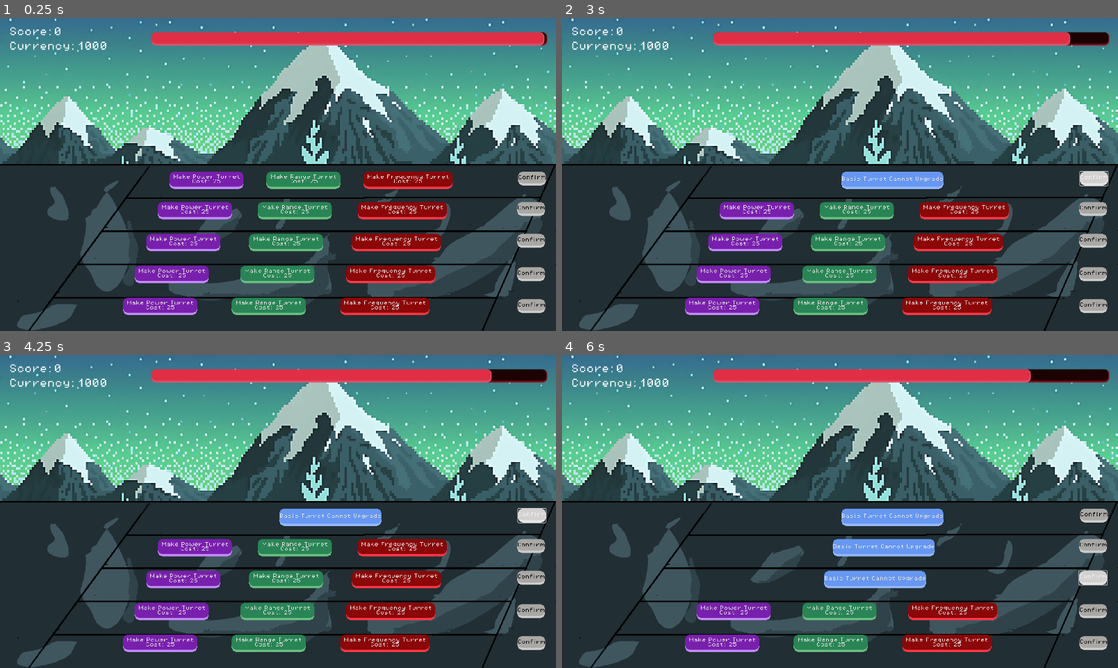
Above: before the commit, frames 1-4 (two rows, left to right).
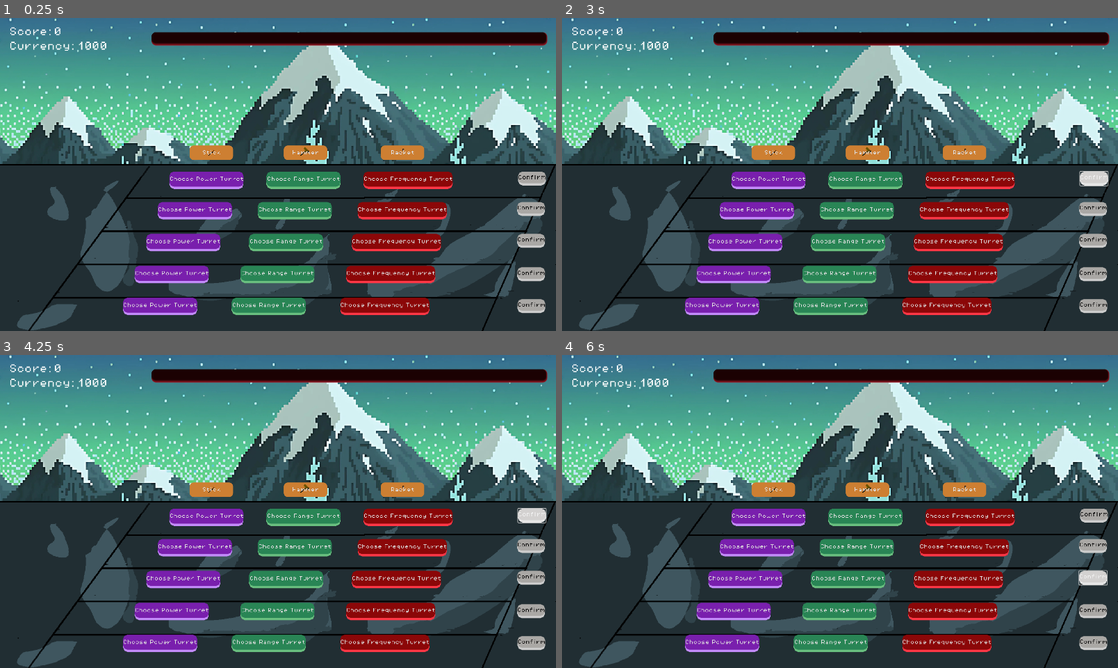
Above: after the commit, the same moments.

Repository: varun22/ECS179-FinalProject
Game: Godot game, scene res://scenes/buy_phase.tscn
Same seed, same stepped clock (60 frames per second), same inputs: the game is played once before the commit and once after it. This scene is started directly instead of the project's main scene. The engine's default icon, where the game draws it, is replaced by a stand-in: a white triangle on a blue panel in a dark square. Sound files missing from this copy of the repository are replaced by a short silence.
Inputs (mouse positions are in pixels of both pictures, inside the frame that each line leads up to):
- Up to frame 1 (0.25 s): no input
- Up to frame 2 (3 s): click (773, 152) at 0.5 s, where only the run after the commit has a clickable "Stick"; click (867, 152) at 1.25 s, where only the run after the commit has a clickable "Hammer"; click (962, 152) at 2 s, where only the run after the commit has a clickable "Racket"; click "Confirm" at 2.75 s
- Up to frame 3 (4.25 s): click "Confirm" at 3.5 s
- Up to frame 4 (6 s): click "Confirm" at 4.25 s; click "Confirm" at 5 s; click "Confirm" at 5.75 s

The runs differ from the first frame. In frame 1, 6.0% of the frame differs, in the area x 22-98%, y 4-94%; in frame 2, 8.0%; in frame 3, 7.9%; in frame 4, 12%, in the area x 22-85%, y 4-94%.
Error after the commit: Parse Error: Identifier "player" not declared in the current scope. (res://scripts/buy_phase.gd:89)

Commit message:
added weapon changing options to buy phase

Diff:
--- a/tend&defend/scenes/buy_phase.tscn
+++ b/tend&defend/scenes/buy_phase.tscn
@@ -1,11 +1,22 @@
-[gd_scene load_steps=31 format=3 uid="uid://b3fwx0oivo4y2"]
+[gd_scene load_steps=35 format=3 uid="uid://b3fwx0oivo4y2"]
 
 [ext_resource type="Script" path="res://scripts/buy_phase.gd" id="1_coiml"]
 [ext_resource type="Texture2D" uid="uid://3rkprs6gqxi6" path="res://assets/game images/BG.png" id="1_nlvc3"]
 [ext_resource type="Texture2D" uid="uid://dgf4ql7x3tfjs" path="res://assets/game images/Floor.png" id="2_sk6yv"]
 [ext_resource type="FontFile" uid="uid://dnlncfc0vlj4a" path="res://assets/fonts/PixelOperator8.ttf" id="4_b2pb8"]
+[ext_resource type="Texture2D" uid="uid://cmxj3w2tl3214" path="res://assets/Player/weapons/Rod.png" id="5_55hff"]
 [ext_resource type="PackedScene" uid="uid://eghh27wxoi76" path="res://scenes/ui.tscn" id="5_sv8g7"]
+[ext_resource type="Texture2D" uid="uid://d0g1xg21qixu1" path="res://assets/Player/weapons/hammer.png" id="6_8n3uo"]
 [ext_resource type="PackedScene" uid="uid://gr765jgn4n5p" path="res://scenes/sound_manager.tscn" id="6_t0jfv"]
+[ext_resource type="Texture2D" uid="uid://c04hijgalggqp" path="res://assets/Player/weapons/racket.png" id="7_w40tg"]
+
+[sub_resource type="StyleBoxFlat" id="StyleBoxFlat_q5uhv"]
+bg_color = Color(0.803922, 0.498039, 0.196078, 1)
+corner_radius_top_left = 14
+corner_radius_top_right = 14
+corner_radius_bottom_right = 14
+corner_radius_bottom_left = 14
+corner_detail = 12
 
 [sub_resource type="StyleBoxFlat" id="StyleBoxFlat_32qo3"]
 bg_color = Color(0.756669, 0.479334, 0.963906, 1)
@@ -266,6 +277,44 @@
 scale = Vector2(0.999907, 1.30405)
 texture = ExtResource("2_sk6yv")
 metadata/_edit_lock_ = true
+
+[node name="Lane 0" type="Node" parent="."]
+
+[node name="Stick" type="Button" parent="Lane 0"]
+offset_left = 655.0
+offset_top = 440.0
+offset_right = 805.0
+offset_bottom = 490.0
+theme_override_fonts/font = ExtResource("4_b2pb8")
+theme_override_styles/normal = SubResource("StyleBoxFlat_q5uhv")
+text = "Stick"
+icon = ExtResource("5_55hff")
+icon_alignment = 1
+expand_icon = true
+
+[node name="Hammer" type="Button" parent="Lane 0"]
+offset_left = 980.0
+offset_top = 440.0
+offset_right = 1130.0
+offset_bottom = 490.0
+theme_override_fonts/font = ExtResource("4_b2pb8")
+theme_override_styles/normal = SubResource("StyleBoxFlat_q5uhv")
+text = "Hammer"
+icon = ExtResource("6_8n3uo")
+icon_alignment = 1
+expand_icon = true
+
+[node name="Racket" type="Button" parent="Lane 0"]
+offset_left = 1315.0
+offset_top = 440.0
+offset_right = 1465.0
+offset_bottom = 490.0
+theme_override_fonts/font = ExtResource("4_b2pb8")
+theme_override_styles/normal = SubResource("StyleBoxFlat_q5uhv")
+text = "Racket"
+icon = ExtResource("7_w40tg")
+icon_alignment = 1
+expand_icon = true
 
 [node name="Lane 1" type="Node" parent="."]
 
@@ -636,6 +685,9 @@
 
 [node name="soundManager" parent="." instance=ExtResource("6_t0jfv")]
 
+[connection signal="pressed" from="Lane 0/Stick" to="." method="_on_stick_pressed"]
+[connection signal="pressed" from="Lane 0/Hammer" to="." method="_on_hammer_pressed"]
+[connection signal="pressed" from="Lane 0/Racket" to="." method="_on_racket_pressed"]
 [connection signal="pressed" from="Lane 1/Power Upgrade 1" to="." method="_on_power_upgrade_1_pressed"]
 [connection signal="pressed" from="Lane 1/Range Upgrade 1" to="." method="_on_range_upgrade_1_pressed"]
 [connection signal="pressed" from="Lane 1/Frequency Upgrade 1" to="." method="_on_frequency_upgrade_1_pressed"]
--- a/tend&defend/scripts/buy_phase.gd
+++ b/tend&defend/scripts/buy_phase.gd
@@ -83,6 +83,17 @@
 	$TimerProgress.value = buy_phase_timer.time_left
 	if buy_phase_timer.is_stopped():
 		scene_switcher.switch_scene("res://scenes/stage1.tscn")
+
+
+func _on_stick_pressed() -> void:
+	player.type = 2
+
+func _on_hammer_pressed() -> void:
+	player.type = 3
+
+func _on_racket_pressed() -> void:
+	player.type = 4
+
 
 # When pressed, switches to power tower if enough currency
 func _on_power_upgrade_1_pressed() -> void:
Binary file added: tend&defend/assets/Player/weapons/Rod.png
Not shown, added: tend&defend/assets/Player/weapons/Rod.png.import
Binary file added: tend&defend/assets/Player/weapons/hammer.png
Not shown, added: tend&defend/assets/Player/weapons/hammer.png.import
Binary file added: tend&defend/assets/Player/weapons/racket.png
Not shown, added: tend&defend/assets/Player/weapons/racket.png.import
